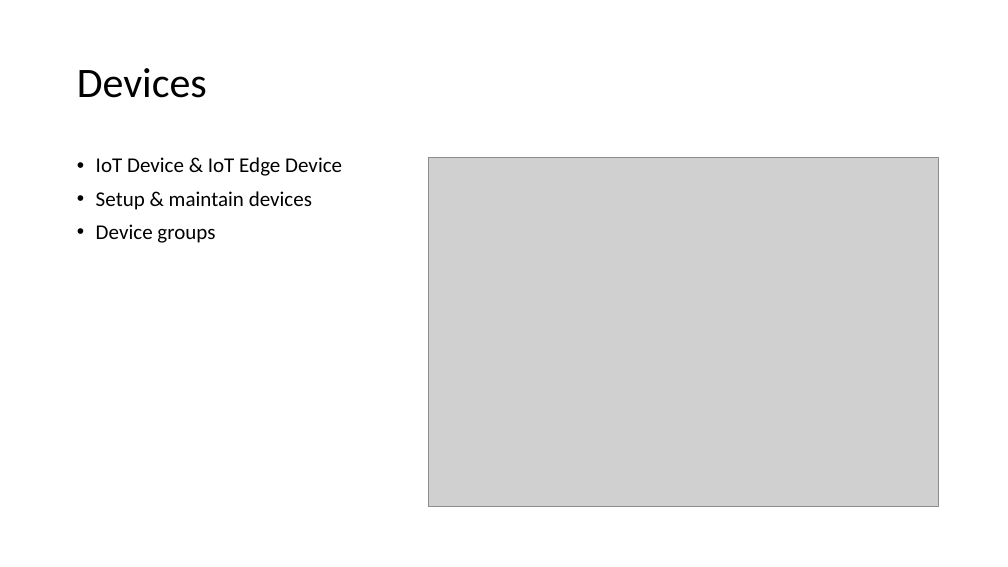
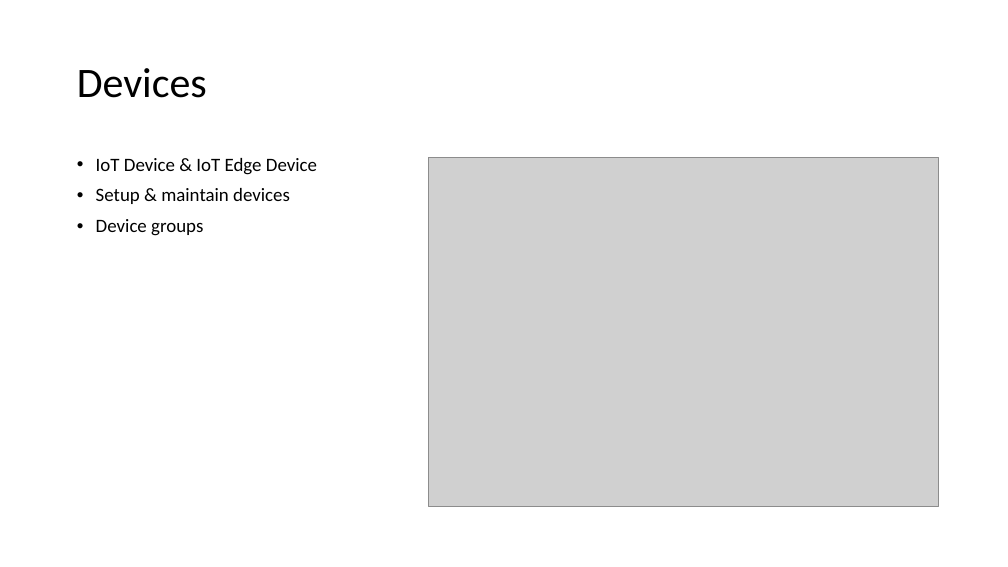
Before and after one commit to thomasgodon/DevCruiseTalk2023, a slide deck: slide 6 of .ppt/Azure Iot Central.pptx. Drawn at 1008x567 pixels with LibreOffice and Linux fonts; fonts in the diff are those of the drawing; grey boxes stand for pictures. Boxes give left, top, right and bottom in pixels: in the first picture for what was removed or moved away, otherwise in the second. Text is boxed around its words. In the diff, an @@ line names an element or a change of style, - is before the commit and + after.

```diff
--- a/.ppt/Azure Iot Central.pptx
+++ b/.ppt/Azure Iot Central.pptx
@@ text "IoT Device & IoT Edge ..." at [96,158,317,236]: size 20 to 18 pt @@
```
Also in this commit, not shown: 8 other slides changed, 1 slide added, 1 slide removed.
